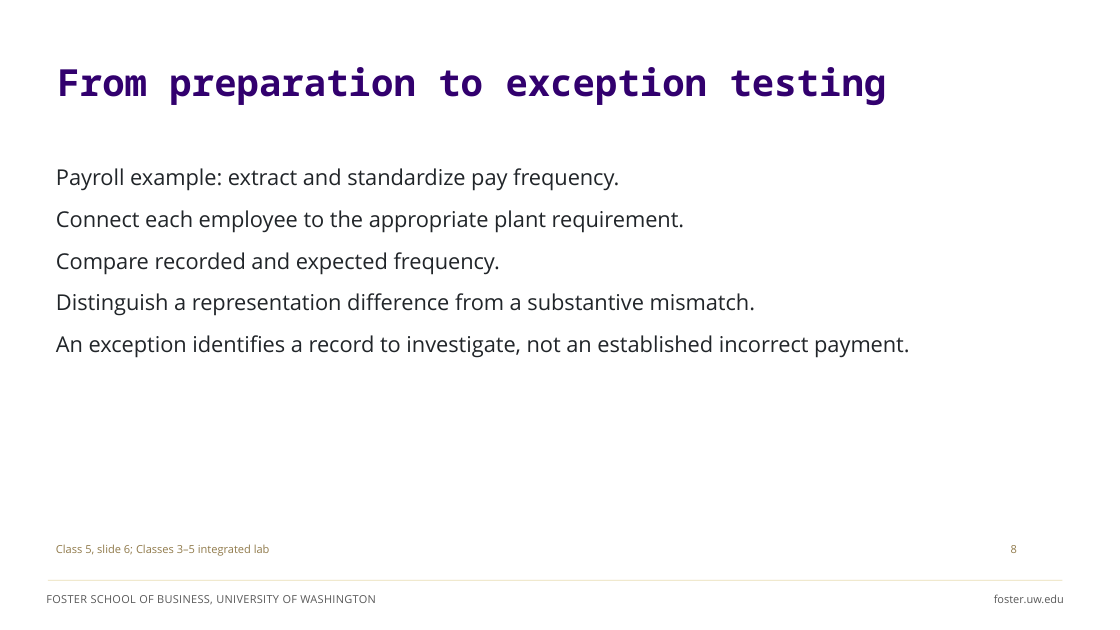
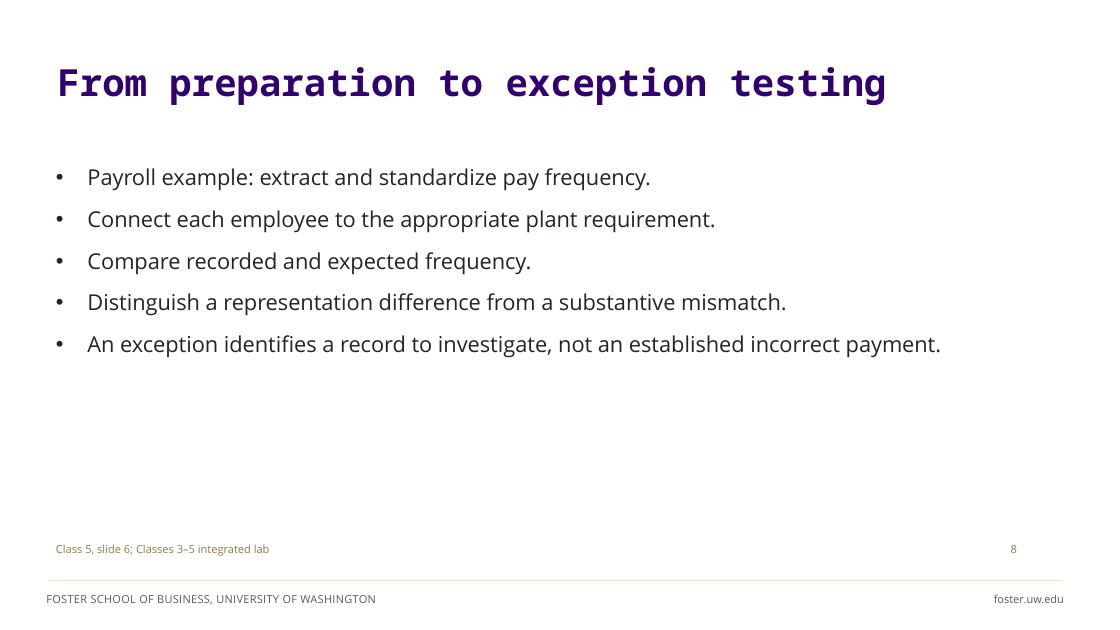
Before and after one commit to ashercurtis/slides.io, a slide deck: slide 8 of ACCTG320/ACCTG320Class07_2026.pptx (slide 15 before the commit). Drawn at 1120x630 pixels with LibreOffice and Linux fonts; fonts in the diff are those of the drawing. Boxes give left, top, right and bottom in pixels: in the first picture for what was removed or moved away, otherwise in the second. Text is boxed around its words. In the diff, an @@ line names an element or a change of style, - is before the commit and + after.

```diff
--- a/ACCTG320/ACCTG320Class07_2026.pptx
+++ b/ACCTG320/ACCTG320Class07_2026.pptx
@@ text "Payroll example: extract and standardize ..." at box(87, 168, 942, 358): bullet none to • @@
```
Also in this commit, not shown: 11 other slides changed, 3 slides added, 9 slides removed.
